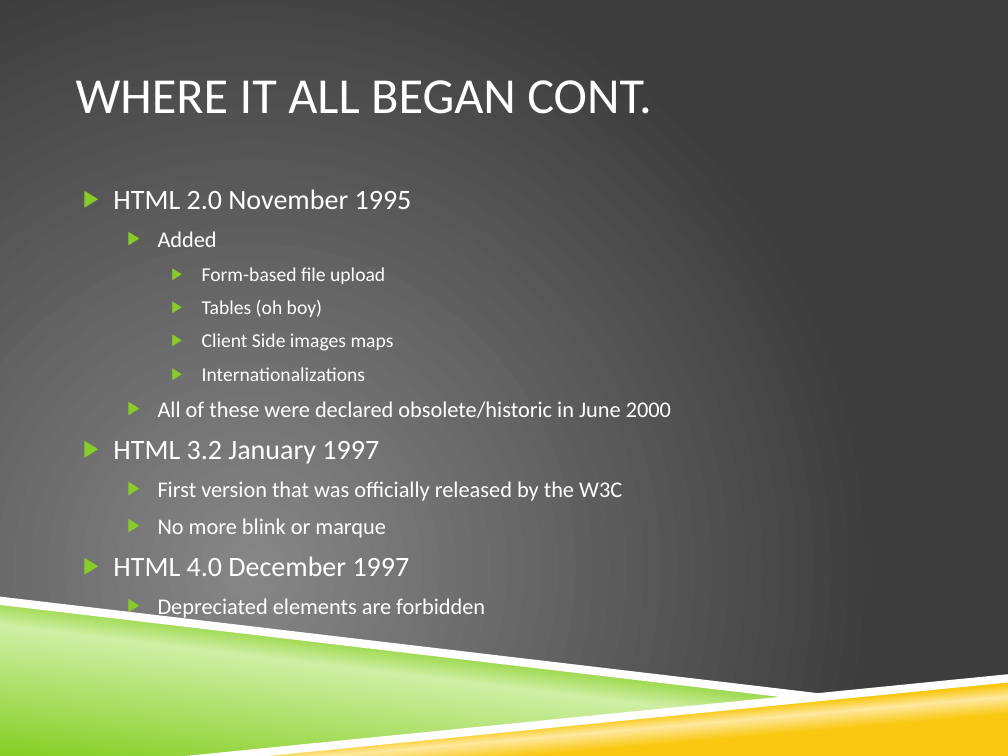
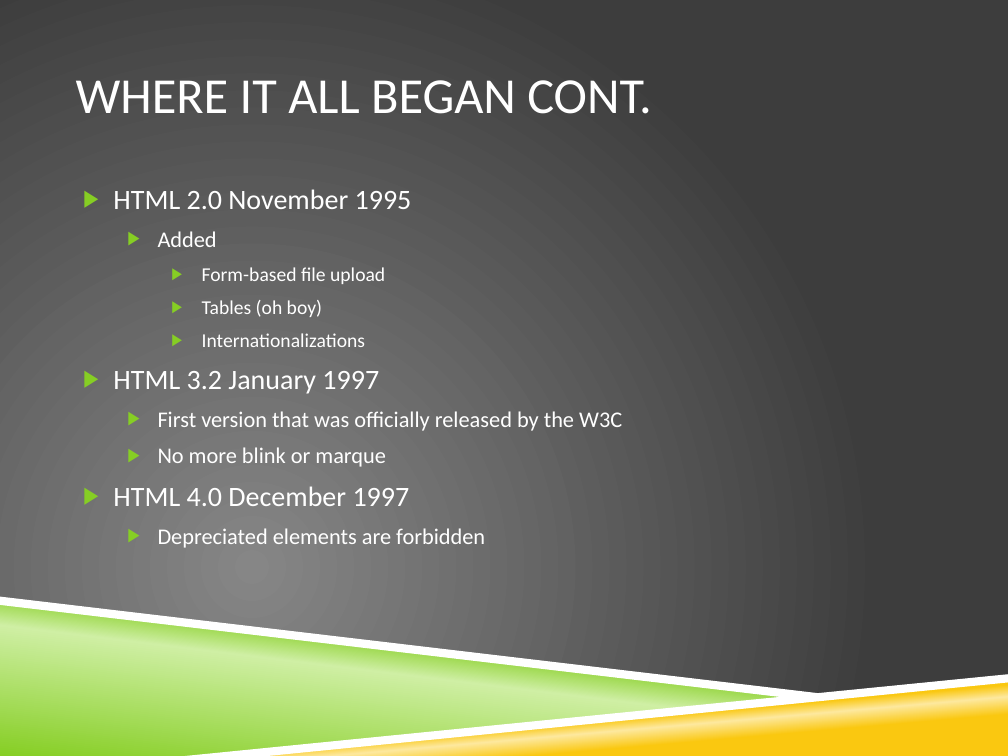
Before and after one commit to richardallred/523RPG, a slide deck: slide 5 of HTML 5.pptx. Drawn at 1008x756 pixels with LibreOffice and Linux fonts; fonts in the diff are those of the drawing; background and template pictures are left out. Boxes give left, top, right and bottom in pixels: in the first picture for what was removed or moved away, otherwise in the second. Text is boxed around its words. In the diff, an @@ line names an element or a change of style, - is before the commit and + after.

```diff
--- a/HTML 5.pptx
+++ b/HTML 5.pptx
@@ text at box(202, 333, 394, 351): paragraph removed @@
-    ▶ Client Side images maps
@@ text at box(158, 401, 671, 418): paragraph removed @@
-  ▶ All of these were declared obsolete/historic in June 2000
```
Also in this commit, not shown: 5 slides added.
